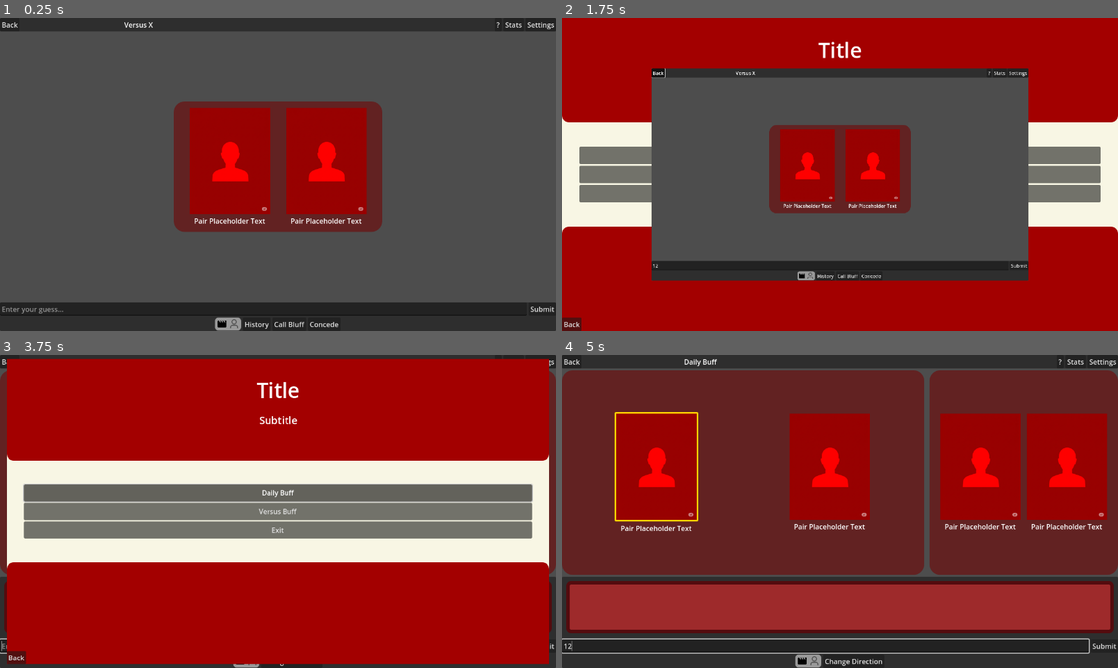
Above: before the commit, frames 1-4 (two rows, left to right).
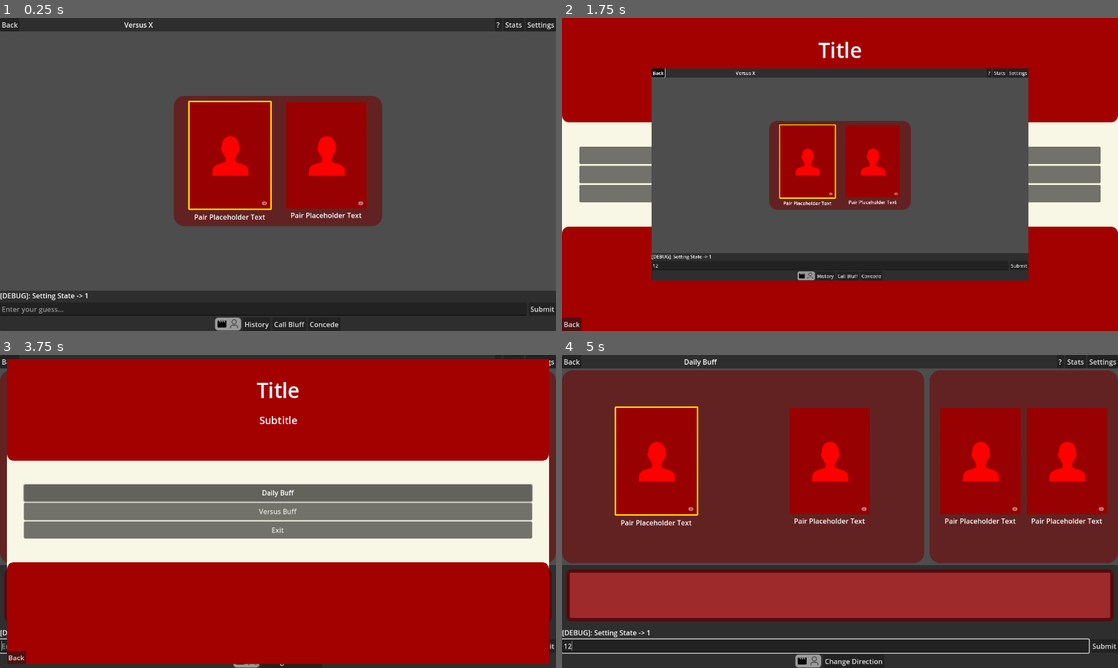
Above: after the commit, the same moments.

Repository: PlanetAriumGameStudio/movie-bluff-gameapp
Game: Godot game, scene res://scenes/game_scenes/competitive_game.tscn
Two runs of this game, one before a commit and one after it. Both use one fixed random seed, a clock stepped at 60 frames per second and the inputs below. This scene is started directly instead of the project's main scene.
Inputs (mouse positions are in pixels of both pictures, inside the frame that each line leads up to):
- Up to frame 1 (0.25 s): no input
- Up to frame 2 (1.75 s): click (823, 309) at 0.52 s; type "12" at 0.6 s; click "Back" at 1.25 s
- Up to frame 3 (3.75 s): click "Versus Buff" at 2 s; click "Back" at 2.75 s; click "Daily Buff" at 3.5 s
- Up to frame 4 (5 s): click (823, 646) at 4.27 s; type "12" at 4.35 s

The runs differ from the first frame. In frame 1, 7.4% of the frame differs, in the area x 0-100%, y 24-91%; in frame 2, 3.4%; in frame 3, 0.2%; in frame 4, 15%, in the area x 0-100%, y 16-91%.

Commit message:
feat: finish hooking competitive game up through init state

Diff:
--- a/core/scenes/autoloads/transition_manager.gd
+++ b/core/scenes/autoloads/transition_manager.gd
@@ -5,6 +5,7 @@
 var is_showing_transition = false
 
 var function_to_call: Callable
+var _data_for_next_scene: Variant
 
 enum TransitionType {
 	ZoomOut = 1,
@@ -26,18 +27,26 @@
 
 # new_scene_location: Will be the path to the scene we want to load
 # transition_type: for picking between transition effects
-func change_scene(new_scene_location: String, transition_type: int):
+# data: optional data to pass to the new scene's 'start_game' method
+func change_scene(new_scene_location: String, transition_type: int, data: Variant = null):
 	if is_showing_transition:
 		return
 	is_showing_transition = true
+	_data_for_next_scene = data
 	var transition_sprite = setup_sprite()
 	get_tree().change_scene_to_file(new_scene_location)
 	function_to_call = show_transition.bind(transition_sprite, transition_type)
 	get_tree().node_added.connect(function_to_call)
 
-func show_transition(_new_node, transition_sprite: Sprite2D, type: int):
+func show_transition(new_node, transition_sprite: Sprite2D, type: int):
 	if get_tree().root.get_node_or_null(transition_node_name) != null:
 		return
+
+	# If we have data to pass, check if the new scene's root node can accept it.
+	if _data_for_next_scene != null and new_node.has_method("start_game"):
+		new_node.start_game(_data_for_next_scene)
+	_data_for_next_scene = null # Clear the data after passing it
+
 	get_tree().root.add_child(transition_sprite)
 	var transition_tween = create_tween().set_parallel()
 	if type == TransitionType.ZoomOut:
--- a/scenes/game_scenes/base_game.gd
+++ b/scenes/game_scenes/base_game.gd
@@ -4,9 +4,11 @@
 # This script will manage the common UI elements and provide a common interface
 # for the specific game mode scripts.
 
+@export var debug: bool = false
+
 ### [STATE TRACKING]
-enum State {INIT, WAITING_FOR_OPPONENT, PLAYING, SUBMITTING, COMPLETED}
-var current_state: State
+enum State {NONE, INIT, WAITING_FOR_OPPONENT, PLAYING, SUBMITTING, COMPLETED}
+var current_state: State = State.NONE
 
 var last_change: ChangeTypeToggle.ChangeType
 
@@ -32,6 +34,9 @@
 # --- Popup
 @onready var game_completion_popup: PopupPanel = %GameCompletionPopup
 @onready var completion_back_button: Button = %CompletionBackButton
+
+# --- Debug
+@onready var debug_label: Label = %DebugLabel
 
 func _ready() -> void:
 	header_back_button.pressed.connect(_on_back_button_pressed)
@@ -69,6 +74,9 @@
 func set_state(new_state: State) -> void:
 	if current_state == new_state and current_state != State.INIT:
 		return
+
+	if debug:
+		debug_label.text = "[DEBUG]: Setting State -> %d" % new_state
 
 	# Exit logic for the current state
 	match current_state:
--- a/scenes/game_scenes/base_game.tscn
+++ b/scenes/game_scenes/base_game.tscn
@@ -11,6 +11,7 @@
 grow_horizontal = 2
 grow_vertical = 2
 script = ExtResource("1_abcde")
+debug = true
 
 [node name="MainVBoxContainer" type="VBoxContainer" parent="."]
 layout_mode = 1
@@ -68,6 +69,14 @@
 [node name="FooterVBox" type="VBoxContainer" parent="MainVBoxContainer/Footer"]
 layout_mode = 2
 
+[node name="DebugInfoContainer" type="HBoxContainer" parent="MainVBoxContainer/Footer/FooterVBox"]
+layout_mode = 2
+
+[node name="DebugLabel" type="Label" parent="MainVBoxContainer/Footer/FooterVBox/DebugInfoContainer"]
+unique_name_in_owner = true
+layout_mode = 2
+text = "Debug Placeholder Text"
+
 [node name="UserInputHBox" type="HBoxContainer" parent="MainVBoxContainer/Footer/FooterVBox"]
 layout_mode = 2
 alignment = 1
--- a/scenes/game_scenes/competitive_game.tscn
+++ b/scenes/game_scenes/competitive_game.tscn
@@ -18,20 +18,23 @@
 custom_minimum_size = Vector2(480, 300)
 layout_mode = 2
 
-[node name="HistoryButton" type="Button" parent="MainVBoxContainer/Footer/FooterVBox/ToggleControlsHBox" index="2"]
+[node name="HistoryButton" type="Button" parent="MainVBoxContainer/Footer/FooterVBox/ToggleControlsHBox" index="1"]
 unique_name_in_owner = true
 layout_mode = 2
 text = "History"
 
-[node name="CallBluffButton" type="Button" parent="MainVBoxContainer/Footer/FooterVBox/ToggleControlsHBox" index="3"]
+[node name="CallBluffButton" type="Button" parent="MainVBoxContainer/Footer/FooterVBox/ToggleControlsHBox" index="2"]
 unique_name_in_owner = true
 layout_mode = 2
 text = "Call Bluff"
 
-[node name="ConcedeButton" type="Button" parent="MainVBoxContainer/Footer/FooterVBox/ToggleControlsHBox" index="4"]
+[node name="ConcedeButton" type="Button" parent="MainVBoxContainer/Footer/FooterVBox/ToggleControlsHBox" index="3"]
 unique_name_in_owner = true
 layout_mode = 2
 text = "Concede"
+
+[node name="VBoxContainer" parent="GameCompletionPopup" index="1"]
+offset_right = 96.0
 
 [node name="WaitingOverlay" type="PanelContainer" parent="." index="2"]
 unique_name_in_owner = true
@@ -75,6 +78,7 @@
 layout_mode = 2
 
 [node name="MovieList" type="VBoxContainer" parent="HistoryPanel/TabContainer/Movies/ScrollContainer" index="0"]
+unique_name_in_owner = true
 layout_mode = 2
 
 [node name="People" type="VBoxContainer" parent="HistoryPanel/TabContainer" index="2"]
@@ -86,4 +90,5 @@
 layout_mode = 2
 
 [node name="PeopleList" type="VBoxContainer" parent="HistoryPanel/TabContainer/People/ScrollContainer" index="0"]
+unique_name_in_owner = true
 layout_mode = 2
--- a/scenes/game_scenes/daily_game.tscn
+++ b/scenes/game_scenes/daily_game.tscn
@@ -31,6 +31,9 @@
 layout_mode = 2
 text = "Change Direction"
 
+[node name="VBoxContainer" parent="GameCompletionPopup" index="1"]
+offset_right = 185.0
+
 [node name="BarChart" parent="GameCompletionPopup/VBoxContainer/ResultsContainer" index="0" instance=ExtResource("4_6rhka")]
 unique_name_in_owner = true
 layout_mode = 1
--- a/scripts/game_scenes/competitive_game.gd
+++ b/scripts/game_scenes/competitive_game.gd
@@ -1,16 +1,19 @@
 extends BaseGame
+
+var player_is_active: bool = false
+var game_id: int
+var game_state: Dictionary
+var _history_panel_visible = false
 
 @onready var current_pair: MoviePersonPair = %CurrentPair
 @onready var waiting_overlay: PanelContainer = %WaitingOverlay
 @onready var history_panel: PanelContainer = %HistoryPanel
 @onready var history_button: Button = %HistoryButton
+@onready var MovieList: VBoxContainer = %MovieList
+@onready var PeopleList: VBoxContainer = %PeopleList
 @onready var call_bluff_button: Button = %CallBluffButton
 @onready var concede_button: Button = %ConcedeButton
 
-var player_is_active: bool = false
-var game_id: int
-var game_state: Dictionary
-var _history_panel_visible = false
 
 # --- Public Methods ---
 
@@ -29,27 +32,35 @@
 	concede_button.pressed.connect(_on_concede_button_pressed)
 	submit_button.pressed.connect(_on_submission)
 	submission_input.text_submitted.connect(_on_submission)
+	change_type_toggle.change_type_changed.connect(_update_changing)
+	_update_changing(change_type_toggle.get_current_change_type())
+
+	set_state(State.INIT)
+
+# --- State Enter/Exit Logic ---
+
+func _enter_init():
+	print("Entering INIT state")
+
+	# Position the history panel off-screen initially and hide it
+	history_panel.position.x = get_viewport_rect().size.x
+	history_panel.hide()
+
+	# Reset game variables to their defaults
+	game_state = {}
 
 	# Connect API signals
 	ApiClient.competitive_submission_succeeded.connect(_on_api_submission_succeeded)
 	ApiClient.competitive_game_state.connect(_on_api_game_state_received)
 	ApiClient.request_failed.connect(_on_api_request_failed)
 
-	set_state(State.INIT)
-
-# --- State Enter/Exit Logic ---
-
-func _enter_init():
-	print("Entering INIT state")
-	# Position the history panel off-screen initially and hide it
-	history_panel.position.x = get_viewport_rect().size.x
-	history_panel.hide()
-
-	# Reset game variables to their defaults
-	game_state = {}
-
 	# Initial fetch of the game state from the server
-	_fetch_game_state()
+	if not game_id:
+		print_debug("Game ID not set. Cannot fetch game state.")
+		# TODO: Handle this error gracefully, maybe return to main menu
+		return
+	print("Fetch Status")
+	ApiClient.fetch_competitive_game_state(game_id)
 
 
 func _enter_waiting_for_opponent():
@@ -135,22 +146,11 @@
 
 # --- Private Methods ---
 
-func _fetch_game_state() -> void:
-	if not game_id:
-		print_debug("Game ID not set. Cannot fetch game state.")
-		# TODO: Handle this error gracefully, maybe return to main menu
-		return
-	ApiClient.fetch_competitive_game_state(game_id)
-
-
 func _update_history_lists(p_game_state: Dictionary) -> void:
-	var movie_list = %HistoryPanel.get_node("TabContainer/UsedMovies/ScrollContainer/MovieList")
-	var people_list = %HistoryPanel.get_node("TabContainer/UsedPeople/ScrollContainer/PeopleList")
-
 	# Clear existing history
-	for child in movie_list.get_children():
+	for child in %MovieList.get_children():
 		child.queue_free()
-	for child in people_list.get_children():
+	for child in %PeopleList.get_children():
 		child.queue_free()
 
 	# Populate movie history
@@ -158,20 +158,21 @@
 		for movie in p_game_state.usedMovies:
 			var label = Label.new()
 			label.text = movie.title
-			movie_list.add_child(label)
+			%MovieList.add_child(label)
 
 	# Populate people history
 	if p_game_state.has("usedPeople"):
 		for person in p_game_state.usedPeople:
 			var label = Label.new()
 			label.text = person.name
-			people_list.add_child(label)
-
+			%PeopleList.add_child(label)
 
 # --- API Signal Handlers ---
 
 func _on_api_game_state_received(p_game_state: Dictionary) -> void:
 	game_state = p_game_state
+
+	print("Game State Received: ", game_state)
 
 	# The API returns a 'pairing' object nested in the game state
 	if game_state.has("pairing"):
@@ -189,8 +190,10 @@
 
 
 func _on_api_submission_succeeded(response: Dictionary):
+	print("Submission Response: ", response)
 	# The server has confirmed our move, now we just need to fetch the new state
-	_fetch_game_state()
+	# _fetch_game_state()
+	pass
 
 
 func _on_api_request_failed(message: String):
@@ -267,3 +270,15 @@
 	print("Conceding game...")
 	set_state(State.SUBMITTING)
 	ApiClient.competitive_concede_game(game_id)
+
+func _update_changing(type: ChangeTypeToggle.ChangeType) -> void:
+	var highlight_type: int # MoviePersonPair.Highlight
+	match type:
+		ChangeTypeToggle.ChangeType.PERSON:
+			highlight_type = 2 # MoviePersonPair.Highlight.PERSON
+		ChangeTypeToggle.ChangeType.MOVIE:
+			highlight_type = 1 # MoviePersonPair.Highlight.MOVIE
+		_:
+			highlight_type = 0 # MoviePersonPair.Highlight.NONE
+
+	current_pair.set_highlight(highlight_type)
--- a/scripts/game_scenes/competitive_game_list.gd
+++ b/scripts/game_scenes/competitive_game_list.gd
@@ -84,7 +84,7 @@
 	print("Selected game: ", game_id)
 	# TODO: Store the selected game ID globally or pass it to the scene
 	# For example: GlobalState.selected_competitive_game_id = game_id
-	TransitionManager.change_scene("res://scenes/game_scenes/competitive_game.tscn", 1)
+	TransitionManager.change_scene("res://scenes/game_scenes/competitive_game.tscn", 1, game_id)
 
 func _on_new_game_button_pressed() -> void:
 	print("Starting new game...")
Not shown, changed: GEMINI.md
